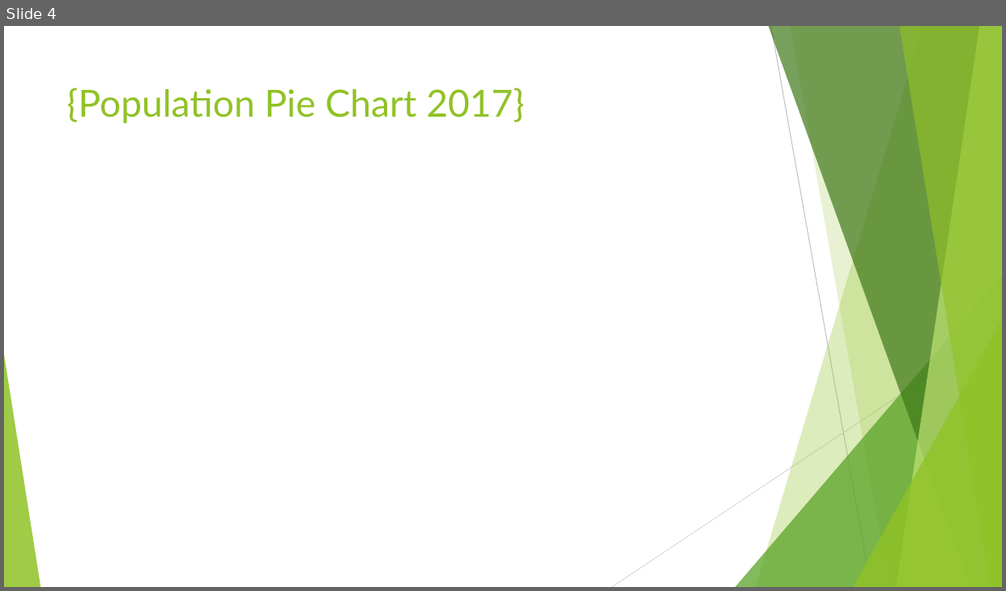
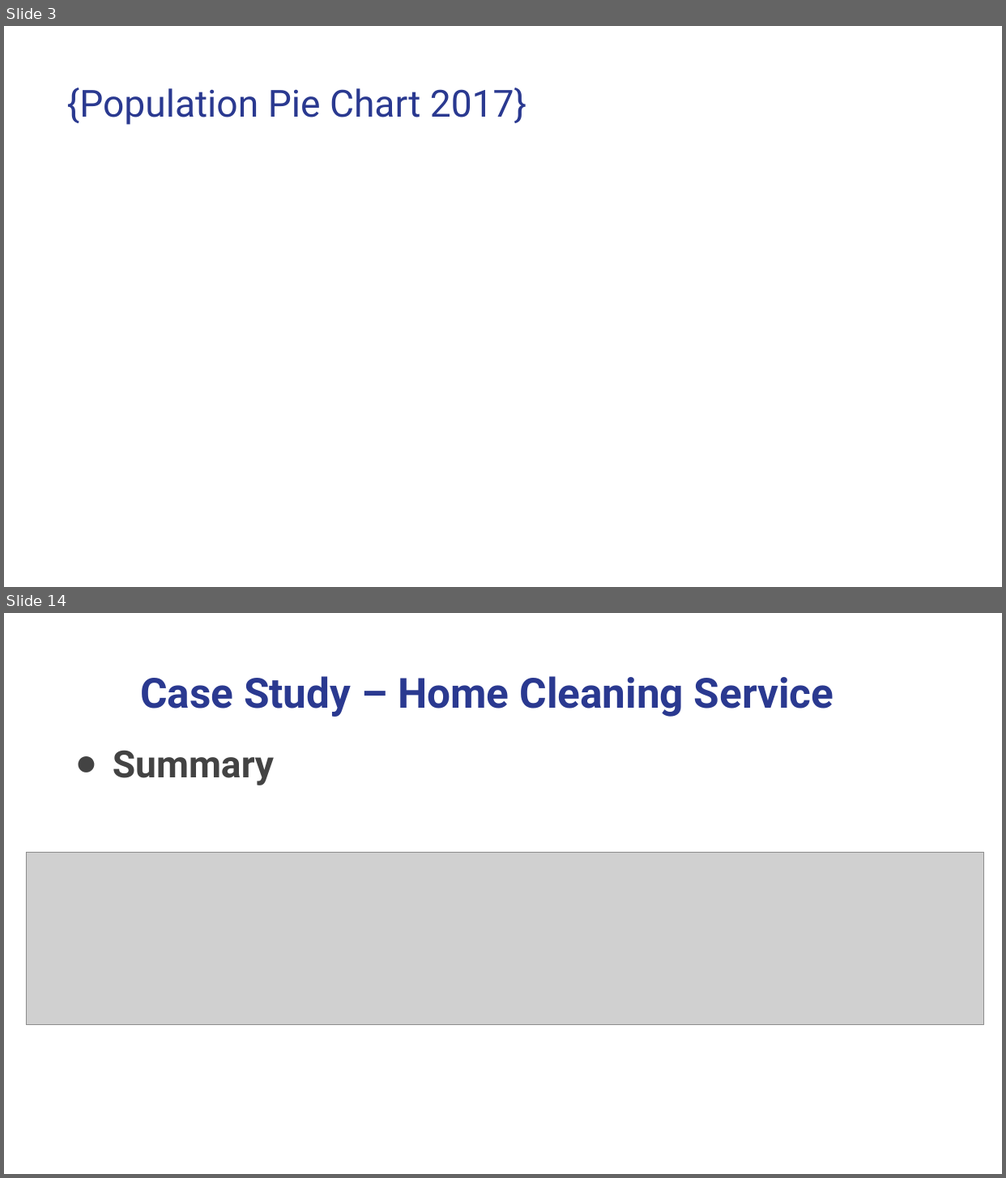
Before and after one commit to Janie228/Entrepreneur_Consultant_1, a slide deck: Doc/Entrepreneurs Research.pptx. Shown one above the other, each under a label of ours: slide 4 before the commit, slides 3 and 14 after it; the slides between them are not shown. The pictures are 1006x591 and 1006x1178 pixels, drawn with LibreOffice and Linux fonts; fonts in the diff are those of the drawing; grey boxes stand for pictures; background and template pictures are left out. Boxes give left, top, right and bottom in pixels: in the first picture for what was removed or moved away, otherwise in the second. Text is boxed around its words. In the diff, an @@ line names an element or a change of style, - is before the commit and + after.

```diff
--- a/Doc/Entrepreneurs Research.pptx
+++ b/Doc/Entrepreneurs Research.pptx
@@ slide 14 added at [4, 613, 1002, 1174], background #FFFFFF @@
@@ title added at [140, 676, 833, 717], 40 pt, text #2A3990, bold @@
+Case Study – Home Cleaning Service
@@ text added at [113, 750, 274, 786], 36 pt, text #434343, bold @@
+● Summary
@@ picture added at [26, 853, 983, 1025] @@
@@ what was slide 4 is now slide 3 @@
@@ slide 3 changed as well @@
@@ title "{Population Pie Chart 2017}" at [67, 88, 526, 125]: font Lato to Roboto, text colour #90C226 to #2A3990 @@
@@ group removed at [4, 26, 1002, 587]: 5 freeform shapes, 3 triangles, 2 lines @@
```
Also in this commit, not shown: 3 other slides changed, 13 other slides added, 7 slides removed, 1 other file.
